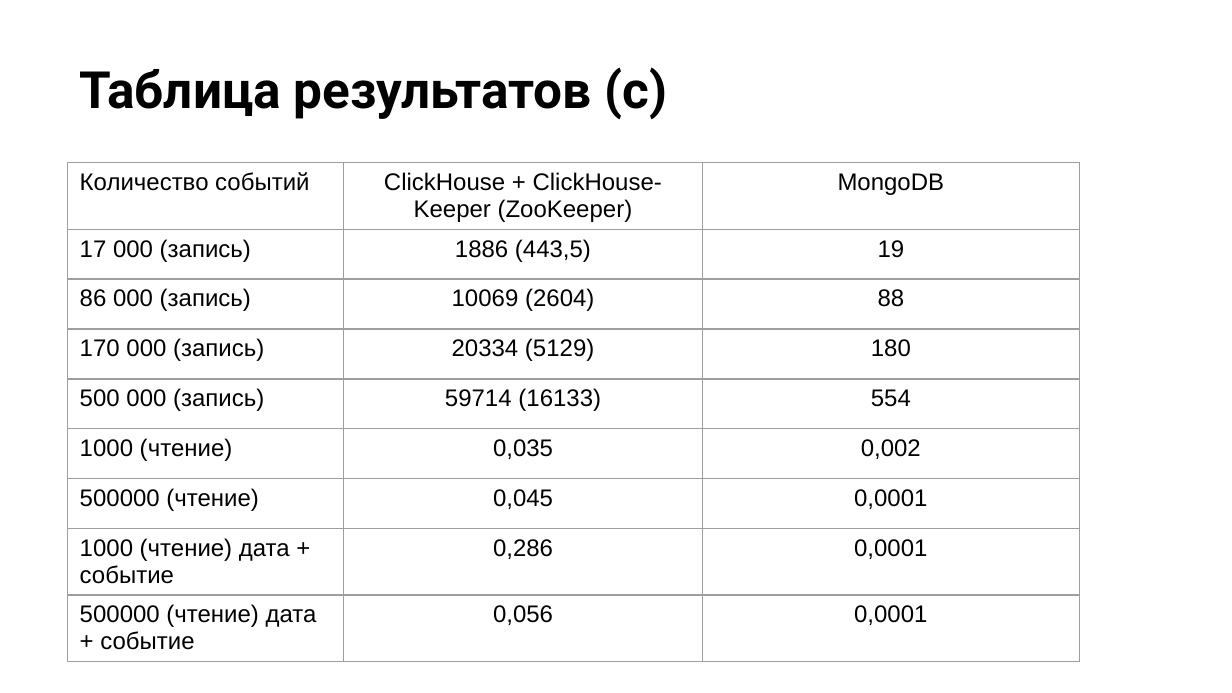
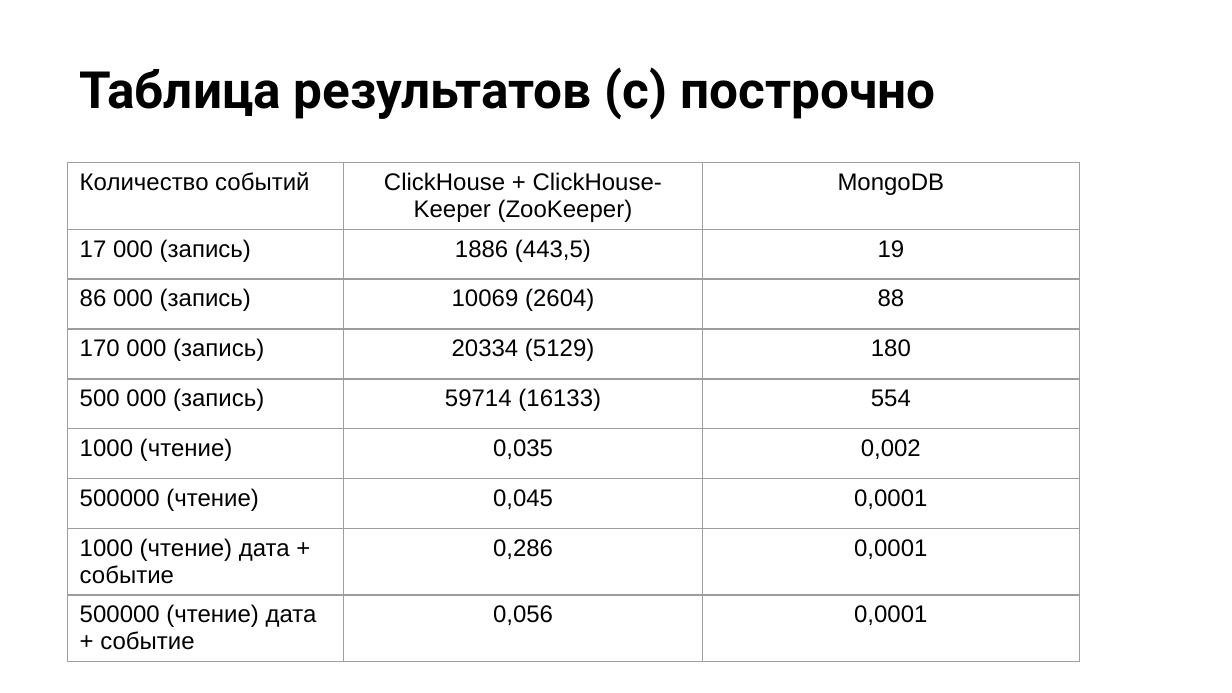
Before and after one commit to anton20044/NoSQL_FinalProject, a slide deck: slide 21 of Презентация.pptx (slide 20 before the commit). Drawn at 1232x693 pixels with LibreOffice and Linux fonts; fonts in the diff are those of the drawing; background and template pictures are left out. Boxes give left, top, right and bottom in pixels: in the first picture for what was removed or moved away, otherwise in the second. Text is boxed around its words. In the diff, an @@ line names an element or a change of style, - is before the commit and + after.

```diff
--- a/Презентация.pptx
+++ b/Презентация.pptx
@@ title at [80,67,936,120]: text changed @@
-Таблица результатов (с)
+Таблица результатов (с) построчно
```
Also in this commit, not shown: 2 other slides changed, 2 slides added, 2 other files.
